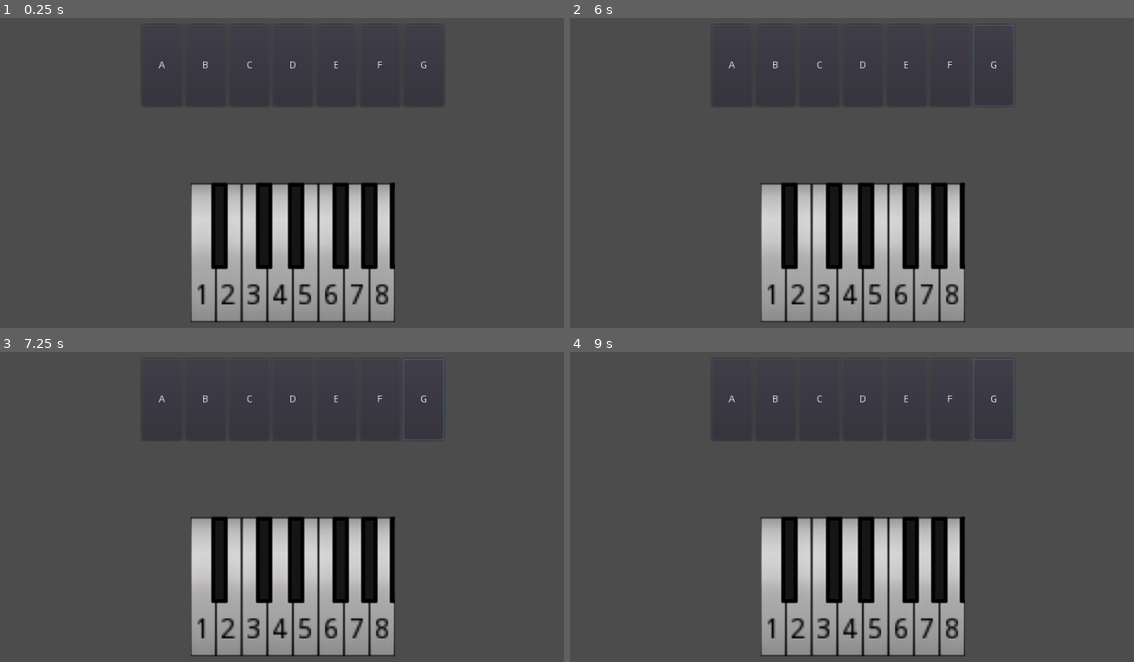
Above: before the commit, frames 1-4 (two rows, left to right).
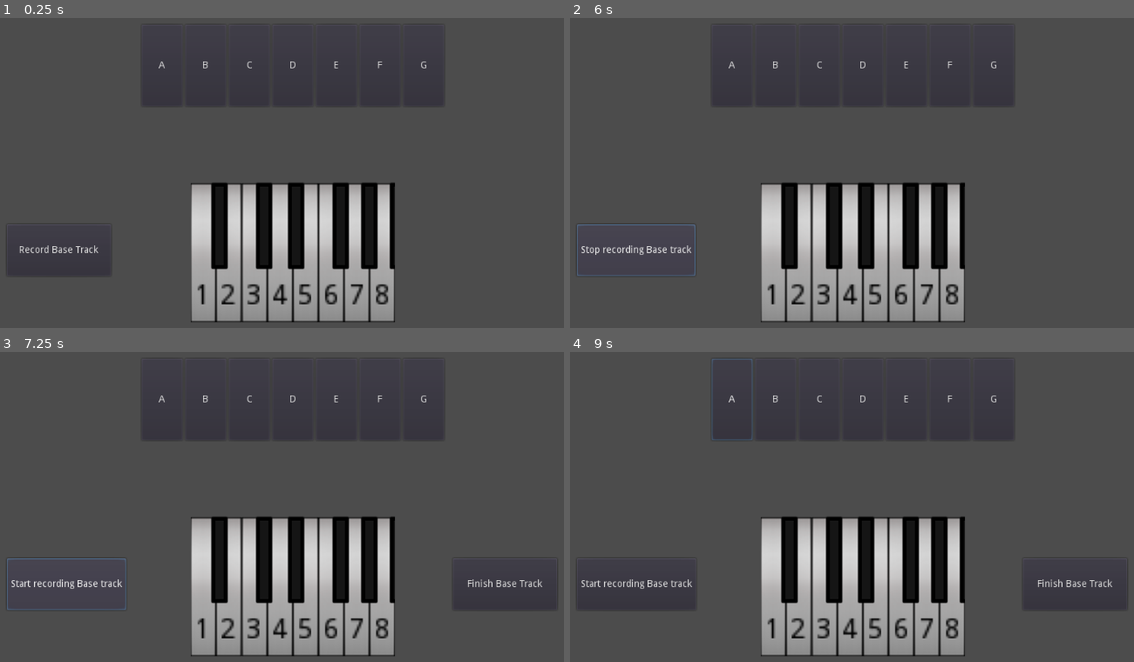
Above: after the commit, the same moments.

Repository: uspgamedev/Blueprint-Blast
Game: Godot game, scene res://music/Piano.tscn
Same seed, same stepped clock (60 frames per second), same inputs: the game is played once before the commit and once after it. This scene is started directly instead of the project's main scene.
Inputs (mouse positions are in pixels of both pictures, inside the frame that each line leads up to):
- Up to frame 1 (0.25 s): no input
- Up to frame 2 (6 s): click "A" at 0.5 s; click "B" at 1.25 s; click "C" at 2 s; click "D" at 2.75 s; click "E" at 3.5 s; click "F" at 4.25 s; click "G" at 5 s; click (626, 250) at 5.75 s, where only the run after the commit has a clickable "Record Base Track"
- Up to frame 3 (7.25 s): click (67, 584) at 6.5 s, where only the run after the commit has a clickable "Stop recording Base track"
- Up to frame 4 (9 s): click (1077, 584) at 7.25 s, where only the run after the commit has a clickable "Finish Base Track"; click (637, 584) at 8 s, where only the run after the commit has a clickable "Start recording Base track"; tap Enter at 8.75 s; move the mouse to (1015, 491) at 8.77 s; press the mouse at (1015, 491) at 8.78 s; hold Right (ui_right) from 8.78 s (still down)

The runs differ from the first frame. In frame 1, 0.2% of the frame differs, in the area x 2-19%, y 73-83%; in frame 2, 0.5%; in frame 3, 0.6%, in the area x 1-98%, y 2-84%; in frame 4, 0.5%.

Commit message:
Start of multi-track

Diff:
--- a/project/music/Button.gd
+++ b/project/music/Button.gd
@@ -1,6 +1,6 @@
 extends Button
 
-onready var music_maker = get_node("../../../MusicMaker")
+var music_maker
 var id : int
 
 func _ready():
@@ -8,4 +8,5 @@
 	connect("button_down", self, "change_offset")
 
 func change_offset():
+	music_maker = get_node("../../../").get_current_node_track()
 	music_maker.update_pitch(id - 1)
--- a/project/music/MusicMaker.gd
+++ b/project/music/MusicMaker.gd
@@ -11,8 +11,9 @@
 var start_time : float
 var song_duration : float
 var key_pressed := []
-var is_recording := true
+var is_recording := false
 var current_notes := {}
+var is_active = false
 
 func _ready():
 	update_pitch(0)
@@ -22,13 +23,9 @@
 		var key = get_children()[i]
 		key.get_node("AudioStreamPlayer").pitch_scale = pow(FACTOR, MAJOR_SCALE[i] + NOTE_DISTANCE[offset])
 
-func _input(event):
-	if event.is_action_pressed("accelerate"):
-		start_recording()
-	elif event.is_action_pressed("reverse"):
-		stop_recording()
-
 func _process(delta):
+	if not is_active:
+		return
 	if is_recording:
 		record_song(delta)
 	else:
--- a/project/music/Piano.gd
+++ b/project/music/Piano.gd
@@ -1,11 +1,12 @@
 extends Control
 
-var last_button : Button = null
+onready var base_node_track = $BaseMusicMaker
+onready var melody_node_track = $MelodyMusicMaker
+var current_track
 
 func _ready():
-	for button in $VBoxContainer/HBoxContainer.get_children():
-		button.connect("button_down", self, "disable_last_button")
+	current_track = base_node_track
+	base_node_track.is_active = true
 
-func disable_last_button():
-	if last_button:
-		last_button.pressed = false
+func get_current_node_track():
+	return current_track
--- a/project/music/Piano.tscn
+++ b/project/music/Piano.tscn
@@ -1,9 +1,10 @@
-[gd_scene load_steps=5 format=2]
+[gd_scene load_steps=6 format=2]
 
 [ext_resource path="res://music/Piano.gd" type="Script" id=1]
 [ext_resource path="res://music/Button.gd" type="Script" id=2]
 [ext_resource path="res://assets/Piano.png" type="Texture" id=3]
-[ext_resource path="res://music/MusicMaker.tscn" type="PackedScene" id=4]
+[ext_resource path="res://music/RecordButton.gd" type="Script" id=4]
+[ext_resource path="res://music/MusicMaker.tscn" type="PackedScene" id=5]
 
 [node name="Piano" type="Control"]
 anchor_right = 1.0
@@ -162,4 +163,22 @@
 custom_colors/font_color = Color( 0, 0, 0, 1 )
 text = "8"
 
-[node name="MusicMaker" parent="." instance=ExtResource( 4 )]
+[node name="RecordButton" type="Button" parent="."]
+margin_left = 91.504
+margin_top = 367.649
+margin_right = 244.504
+margin_bottom = 443.649
+text = "Record Base Track"
+script = ExtResource( 4 )
+
+[node name="FinishButton" type="Button" parent="."]
+visible = false
+margin_left = 747.203
+margin_top = 367.649
+margin_right = 900.203
+margin_bottom = 443.649
+text = "Finish Base Track"
+
+[node name="BaseMusicMaker" parent="." instance=ExtResource( 5 )]
+
+[node name="MelodyMusicMaker" parent="." instance=ExtResource( 5 )]
--- /dev/null
+++ b/project/music/RecordButton.gd
@@ -0,0 +1,21 @@
+extends Button
+
+var current_track
+var is_recording = false
+
+func _ready():
+	connect("button_down", self, "button_press")
+
+func button_press():
+	current_track = get_parent().get_current_node_track()
+	var track_name = current_track.name.substr(0, current_track.name.find("Music"))
+	if not is_recording:
+		is_recording = true
+		text = str("Stop recording ", track_name, " track")
+		current_track.start_recording()
+		get_node("../FinishButton").hide()
+	else:
+		is_recording = false
+		text = str("Start recording ", track_name, " track")
+		current_track.stop_recording()
+		get_node("../FinishButton").show()
